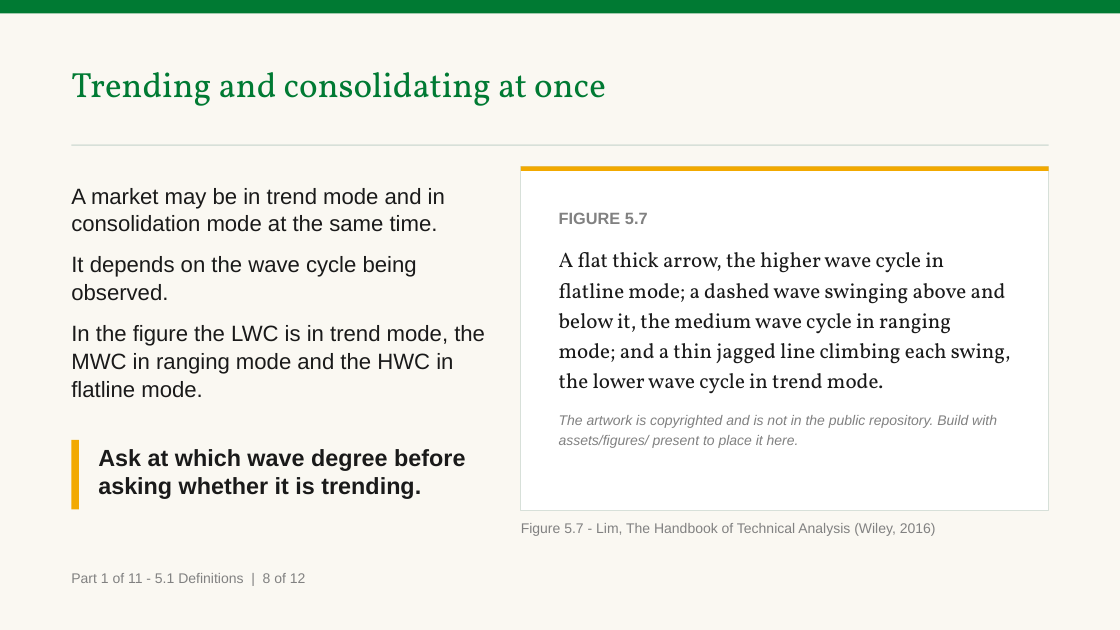
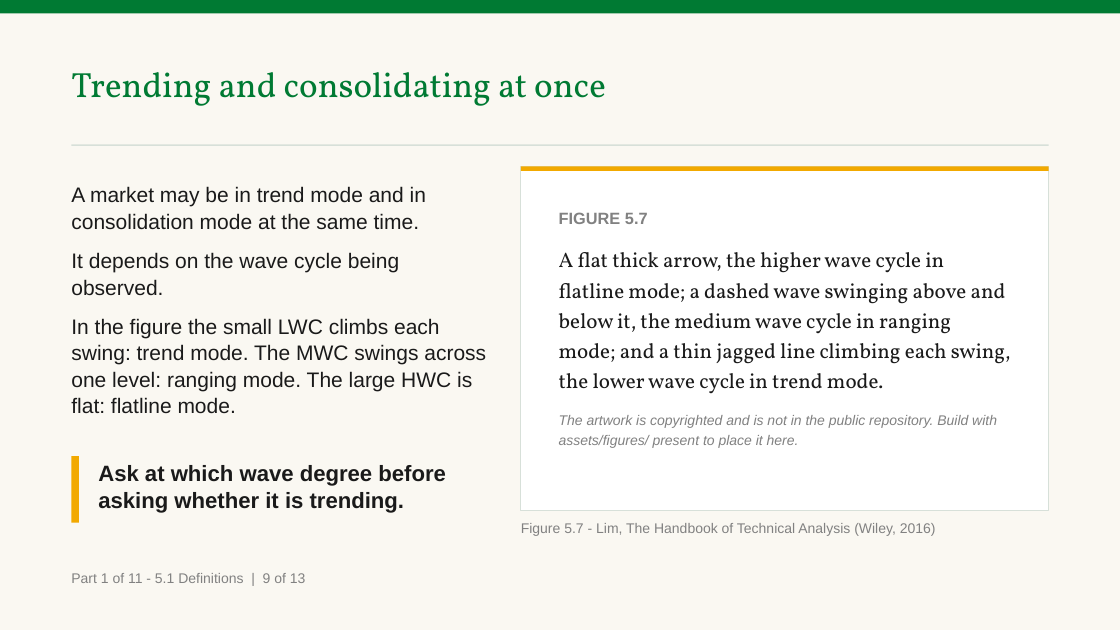
Before and after one commit to benjiesotelo-sudo/Telos_FIN1209, a slide deck: slide 14 of chapter-05/FIN1209-Chapter-05.pptx (slide 13 before the commit). Drawn at 1120x630 pixels with LibreOffice and Linux fonts; fonts in the diff are those of the drawing. Boxes give left, top, right and bottom in pixels: in the first picture for what was removed or moved away, otherwise in the second. Text is boxed around its words. In the diff, an @@ line names an element or a change of style, - is before the commit and + after.

Commit message:
Teach wave degrees before Chapter 5's slides lean on them
The instructor's review of the second build: from the wave cycle term
onward the slides could not be followed, because they spoke of wave degrees
and no slide had said what one is, and the check there asked for things the
slides had not discussed. The whole idea had sat in the formal row of one
term slide.

- A new slide comes before the term, Waves inside waves: cycles and
  degrees, with a chart of our own beside it: one wave alone, then with its
  subwaves, then with theirs. The book defines neither wave cycle nor wave
  degree in a sentence, and the slide says its reading comes from the
  book's figures and its words larger, smaller and subwave.
- The term slide, the two slides after it and the breakout slide are
  reworded to read from their own figures. Check 2 now asks which wave
  cycle is a subwave of both others; both its answers are slide text.
- The whole deck was audited for a word used before it is taught. Where one
  arrives ahead of its section the slide now names the section: stoploss,
  stopsizing, wave amplitude, stopsize. Where the book never explains it
  the slide says so: typical price, %K, pip, backtest, risk of ruin. Three
  wrong options in Checks 9, 10 and 15 named something taught later.
- All 42 check items were traced again to slide text that comes before
  them.

The chart needed a twenty seventh letter, so deckkit now letters a chart AA
after Z. Chapters 1 to 4 were rebuilt and their decks are byte identical.

139 slides, was 138. 246 minutes at the calibrated rate, was 245. No pair
slide is set below 17 point, as before. TEMPLATE.md carries the rule as the
fourth under the new-term marker.

```diff
--- a/chapter-05/FIN1209-Chapter-05.pptx
+++ b/chapter-05/FIN1209-Chapter-05.pptx
@@ text at (71,186,426,295): size 19 to 18 pt in "A market may be in trend mode ...", "It depends on the wave cycle being ..." @@
@@ text at (71,318,486,414): text changed; size 19 to 18 pt @@
-In the figure the LWC is in trend mode, the MWC in ranging mode and the HWC in flatline mode.
+In the figure the small LWC climbs each swing: trend mode. The MWC swings across one level: ranging mode. The large HWC is flat: flatline mode.
@@ rectangle: place and size @@
-rectangle at (71,440,79,510)
+rectangle at (71,456,79,523)
@@ text "Ask at which wave degree ...": place and size @@
-text "Ask at which wave degree ..." at (98,449,465,499)
+text "Ask at which wave degree ..." at (98,465,446,513)
@@ text "Ask at which wave degree ..." at (98,465,446,513): size 20 to 19 pt @@
@@ text at (71,573,306,583): text changed @@
-Part 1 of 11 - 5.1 Definitions | 8 of 12
+Part 1 of 11 - 5.1 Definitions | 9 of 13
```
Also in this commit, not shown: 21 other slides changed, 1 slide added, 7 other files.
